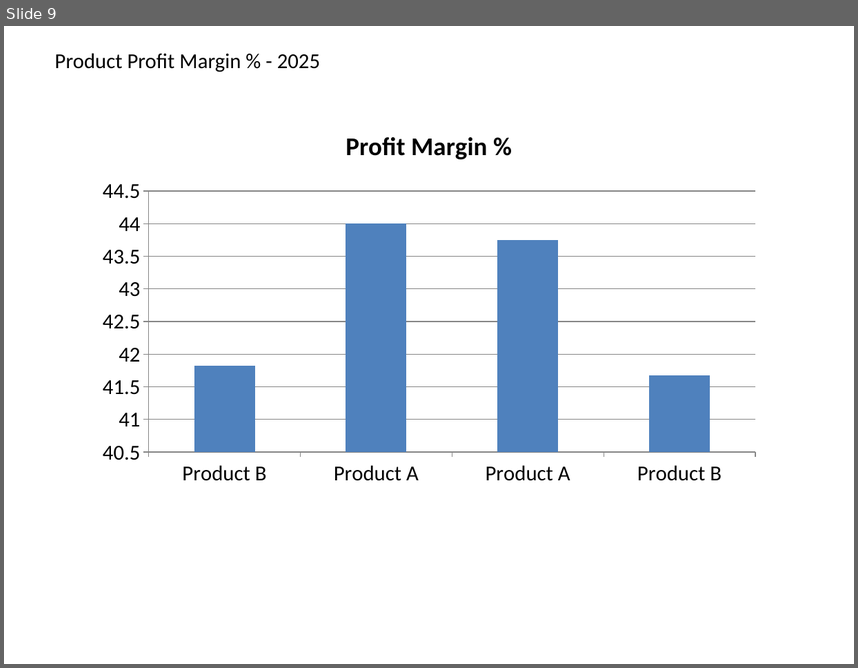
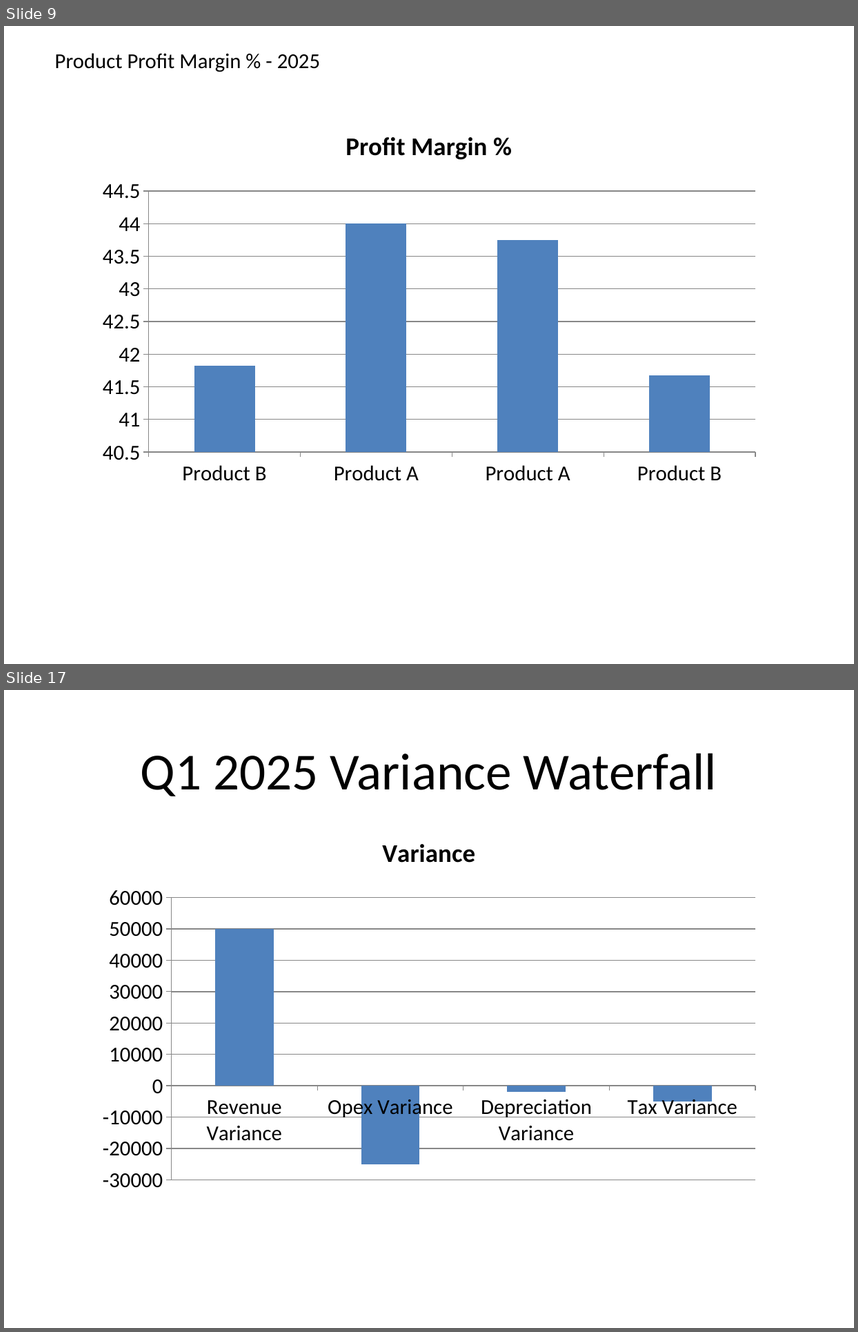
Before and after one commit to 2001Denvor/FinanaceAIUseCase, a slide deck: Auto_Financial_Pack_2025.pptx. Shown one above the other, each under a label of ours: slide 9 before the commit, slides 9 and 17 after it; the slides between them are not shown. The pictures are 858x668 and 858x1332 pixels, drawn with LibreOffice and Linux fonts; fonts in the diff are those of the drawing. Boxes give left, top, right and bottom in pixels: in the first picture for what was removed or moved away, otherwise in the second. Text is boxed around its words. In the diff, an @@ line names an element or a change of style, - is before the commit and + after.

```diff
--- a/Auto_Financial_Pack_2025.pptx
+++ b/Auto_Financial_Pack_2025.pptx
@@ slide 17 added at [4,690,854,1328], background #FFFFFF @@
@@ title added at [141,753,717,796], 44 pt, text #000000 @@
+Q1 2025 Variance Waterfall
@@ column chart added at [89,818,769,1200] @@
+title "Variance"
+categories: Revenue Variance, Opex Variance, Depreciation Variance, Tax Variance
+Variance: 50000, -25000, -2000, -5000
```
Also in this commit, not shown: 1 slide changed, 22 other slides added, 27 other files.
